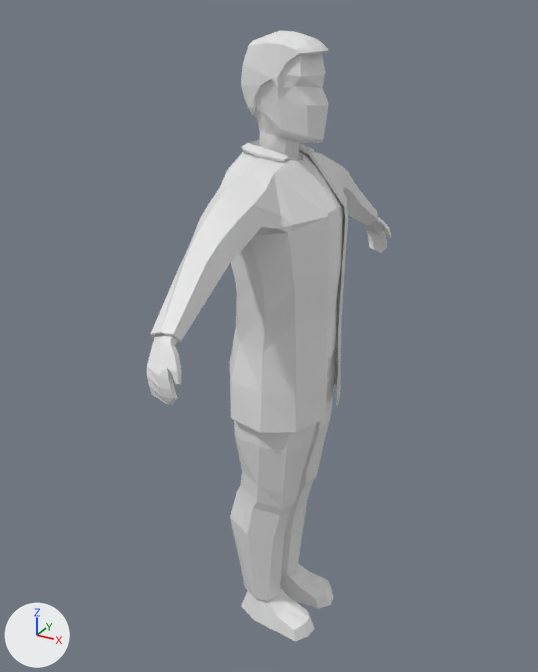
The Blender file ArtSharing/Character/Low_Poly_Scientist_Male.blend as it was, and as the next commit left it.
The view is the same before and after, from a camera (50 mm lens) standing at (0.906, -1.783, 1.903) and looking at (-0.078, 0.006, 1.009). Every picture has the same lights, and +X, +Y and +Z are marked at lower left.

The first picture shows 'Hair', 'Human', 'Jacket', 'Pants', 'Shirt', 'Shoes'.
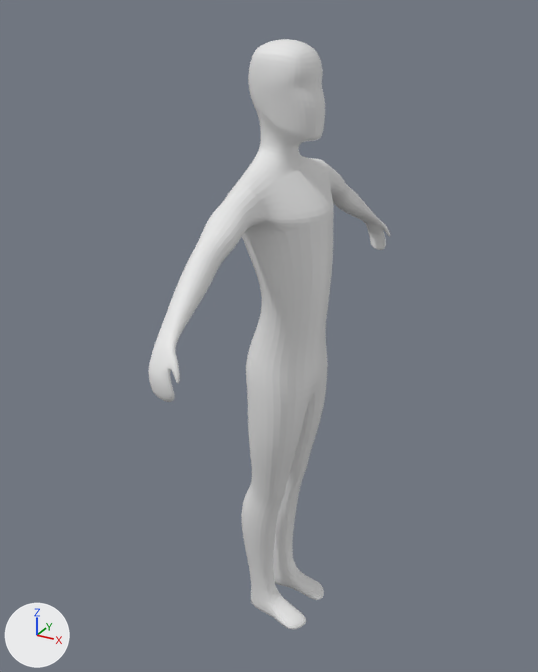
Boxes [x1, y1, x2, y2] around the edits, measured in the pictures (538 x 672 px):
'Human', modifiers changed
    before: [147, 53, 391, 405]
    after: [149, 39, 390, 629]
'Jacket', hidden
    before: [151, 140, 378, 433]
'Pants', hidden
    before: [230, 348, 337, 601]
'Shoes', hidden
    before: [241, 564, 333, 641]
'Hair', hidden
    before: [241, 30, 329, 118]
'Shirt', hidden
    before: [291, 150, 343, 359]

The edits, one by one:
Object 'Human' (ob_human) gains a SUBSURF modifier named 'Subdivision'.
Modifier setting: levels = 2.
Object 'Pants' (ob_pants) is now hidden.
Object 'Shirt' (ob_shirt) is now hidden.
Object 'Jacket' (ob_jacket) is now hidden.
Object 'Shoes' (ob_shoes) is now hidden.
Object 'Hair' (ob_hair) is now hidden.
